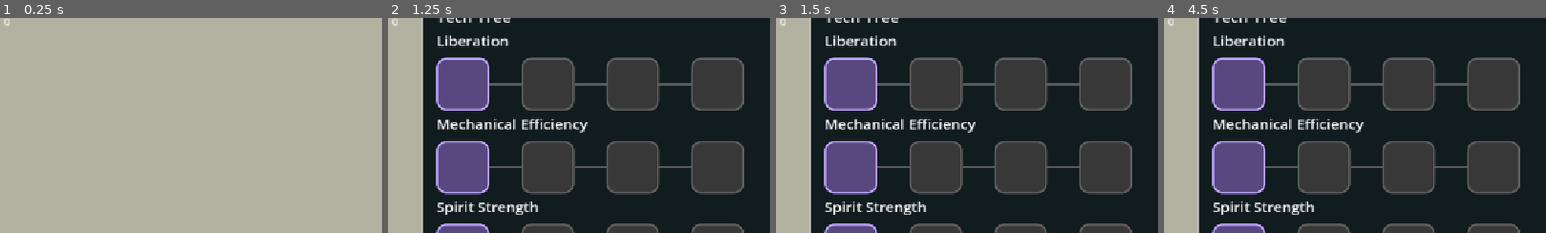
Above: before the commit, frames 1-4 (left to right).
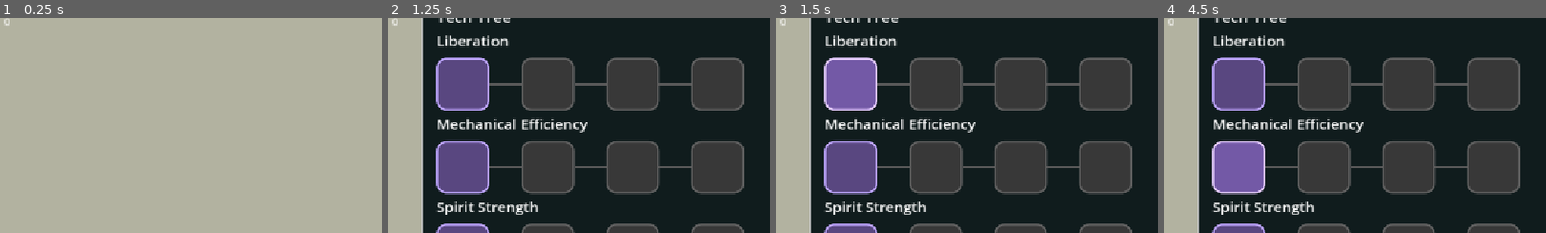
Above: after the commit, the same moments.

Repository: ChrstphrHll/brackeys2026.2
Game: Godot game, scene res://game.tscn
Same seed, same stepped clock (60 frames per second), same inputs: the game is played once before the commit and once after it.
Inputs (mouse positions are % of the whole screen's width and height, from its top left):
- Up to frame 1 (0.25 s): no input
- Up to frame 2 (1.25 s): click "Tech Tree" at 0.5 s
- Up to frame 3 (1.5 s): click (10, 30) at 1.27 s
- Up to frame 4 (4.5 s): click (21, 30) at 2.02 s; click (32, 30) at 2.77 s; click (43, 30) at 3.52 s; click (10, 49) at 4.27 s
The pictures show only the part of the screen within x 0-50%, y 14-64%; the shares and areas given below are measured in that part.

Frames 1-2 are identical in both runs. In frame 3, 3.3% of the frame differs, in the area x 12-27%, y 18-44%; in frame 4, 3.3%.

Commit message:
fixing merge issue

Diff:
--- a/game.tscn
+++ b/game.tscn
@@ -52,14 +52,6 @@
 [node name="Machine" parent="UI/Machines" unique_id=1930575906 instance=ExtResource("2_e2o6t")]
 layout_mode = 2
 
-[node name="ResourceDisplay" type="HBoxContainer" parent="UI" unique_id=1186182925]
-layout_mode = 0
-offset_left = 6.0
-offset_top = 7.0
-offset_right = 1017.0
-offset_bottom = 66.0
-script = ExtResource("3_feb5d")
-
 [node name="TechTreeButton" type="Button" parent="UI" unique_id=2015784784]
 layout_mode = 0
 offset_left = 12.0
